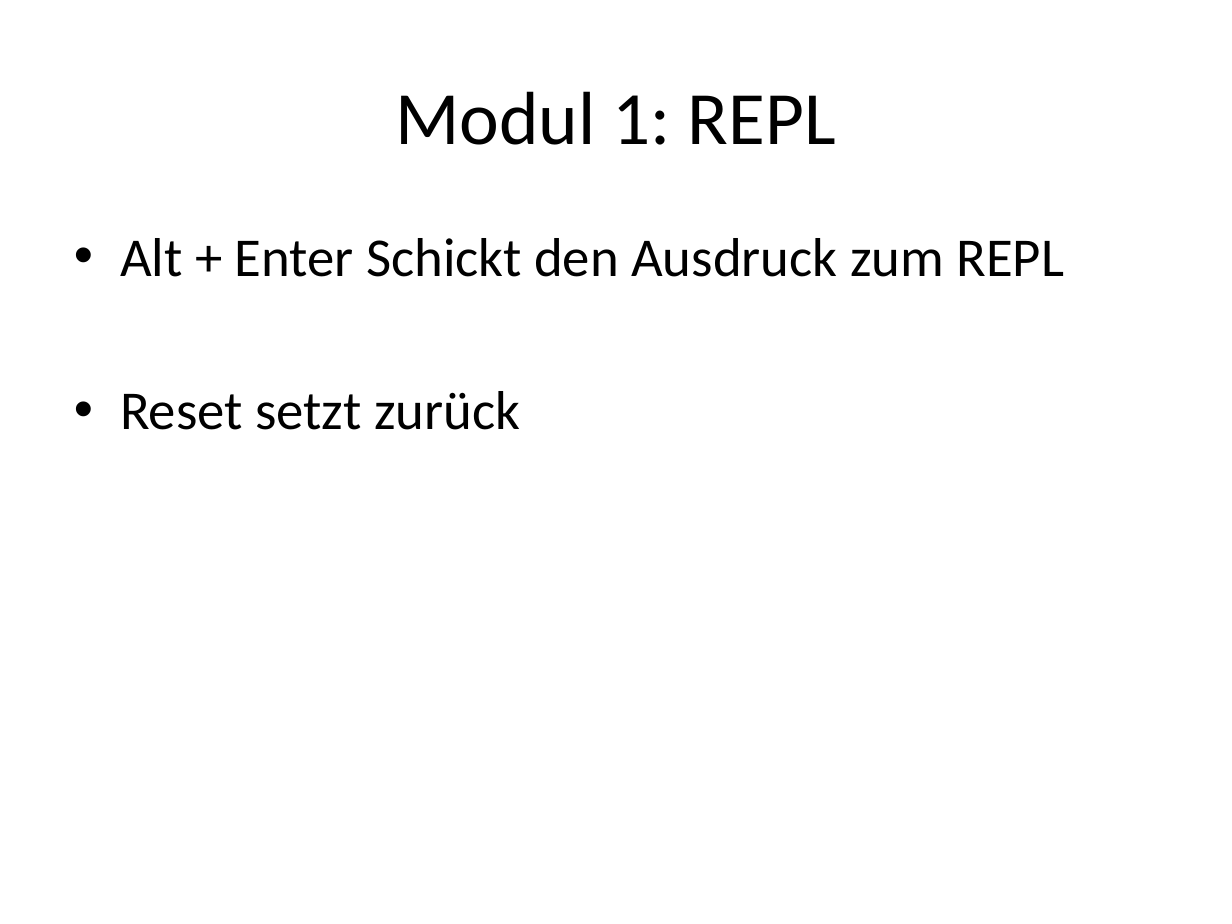
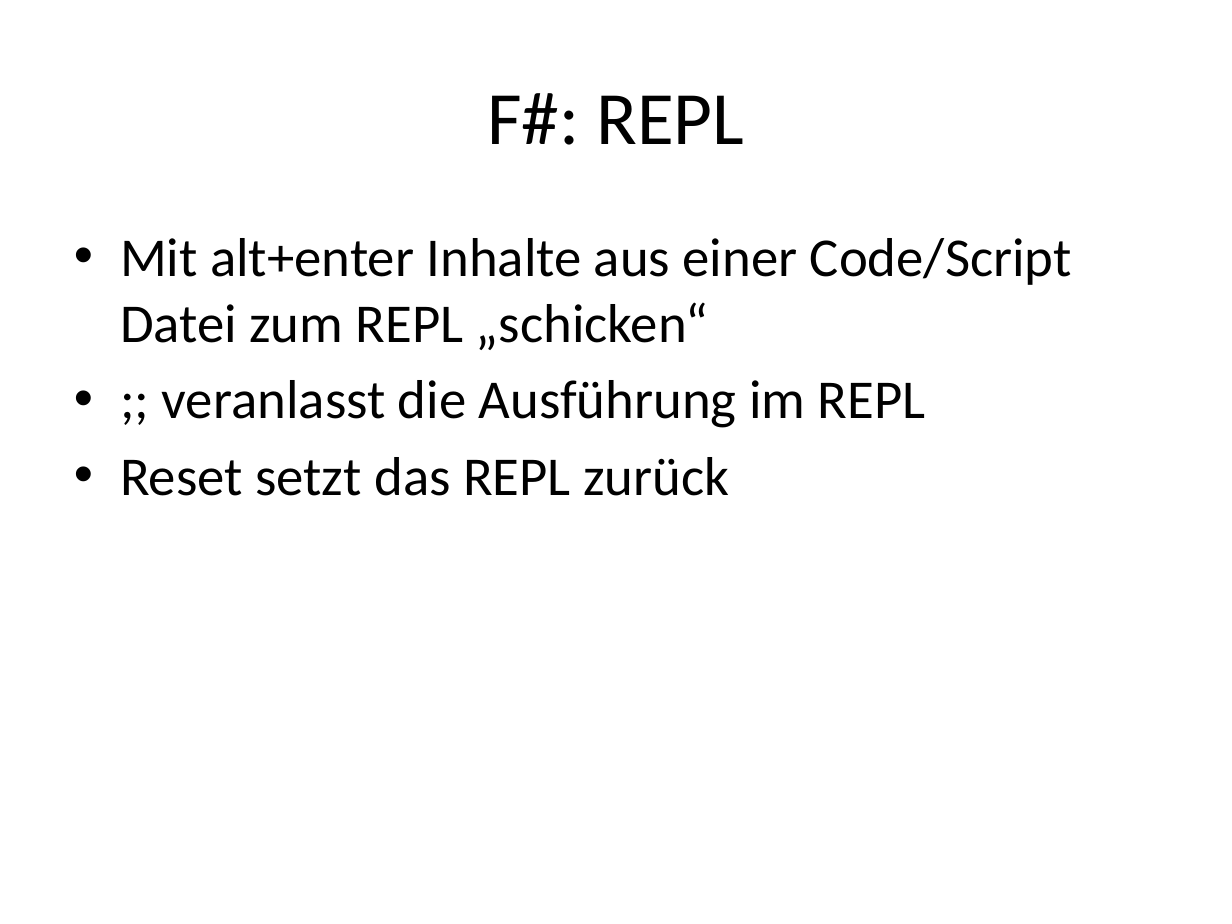
Before and after one commit to nasserbrake/Spartakiade2017, a slide deck: slide 22 of FSharp.pptx (slide 24 before the commit). Drawn at 1232x924 pixels with LibreOffice and Linux fonts; fonts in the diff are those of the drawing. Boxes give left, top, right and bottom in pixels: in the first picture for what was removed or moved away, otherwise in the second. Text is boxed around its words. In the diff, an @@ line names an element or a change of style, - is before the commit and + after.

```diff
--- a/FSharp.pptx
+++ b/FSharp.pptx
@@ title at box(487, 93, 744, 145): text changed @@
-Modul 1: REPL
+F#: REPL
@@ text at box(120, 238, 1072, 496): text changed @@
-• Alt + Enter Schickt den Ausdruck zum REPL
-• Reset setzt zurück
+• Mit alt+enter Inhalte aus einer Code/Script Datei zum REPL „schicken“
+• ;; veranlasst die Ausführung im REPL
+• Reset setzt das REPL zurück
```
Also in this commit, not shown: 2 other slides changed, 1 slide added, 1 slide removed, 4 other files.
